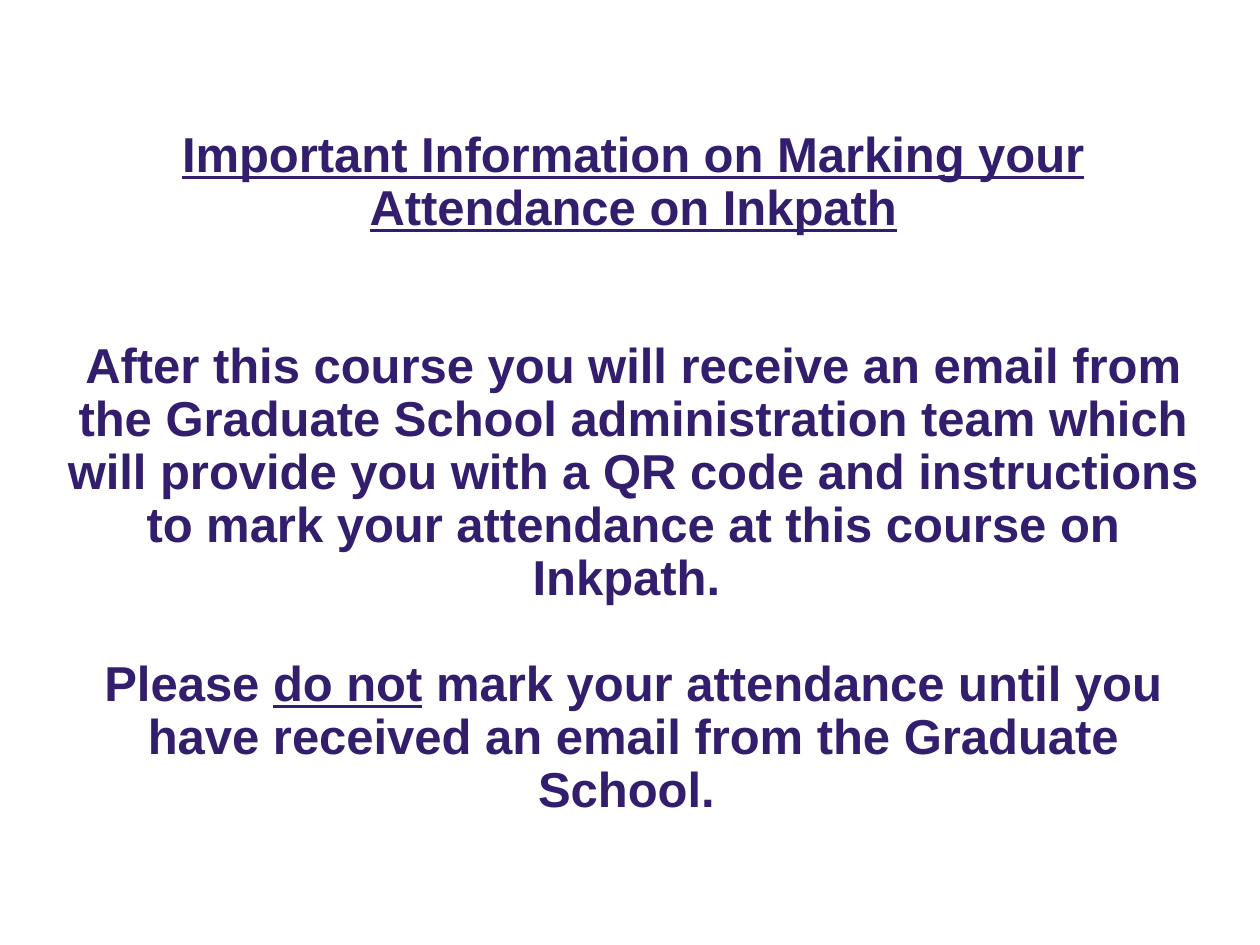
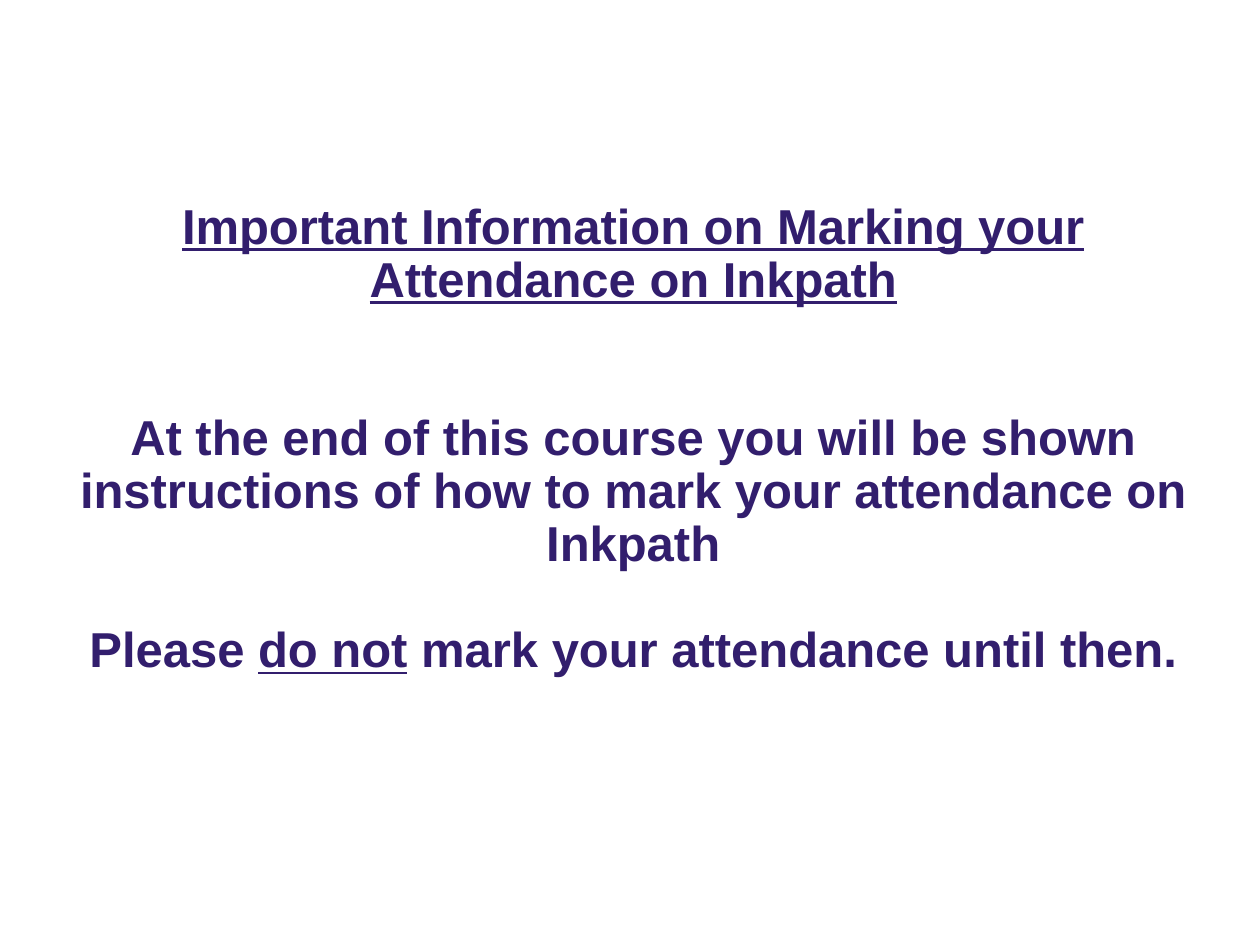
Before and after one commit to ImperialCollegeLondon/RCDS-writing-theses-in-latex, a slide deck: slide 2 of Writing Theses in Latex Slides.pptx. Drawn at 1260x945 pixels with LibreOffice and Linux fonts; fonts in the diff are those of the drawing; background and template pictures are left out. Boxes give left, top, right and bottom in pixels: in the first picture for what was removed or moved away, otherwise in the second. Text is boxed around its words. In the diff, an @@ line names an element or a change of style, - is before the commit and + after.

Commit message:
Inkpath instructions update

```diff
--- a/Writing Theses in Latex Slides.pptx
+++ b/Writing Theses in Latex Slides.pptx
@@ title at [80, 208, 1186, 677]: text changed @@
-Important Information on Marking your Attendance on Inkpath
-After this course you will receive an email from the Graduate School administration team which will provide you with a QR code and instructions to mark your attendance at this course on Inkpath.
-Please do not mark your attendance until you have received an email from the Graduate School.
+Important Information on Marking your Attendance on Inkpath
+At the end of this course you will be shown instructions of how to mark your attendance on Inkpath
+Please do not mark your attendance until then.
```
